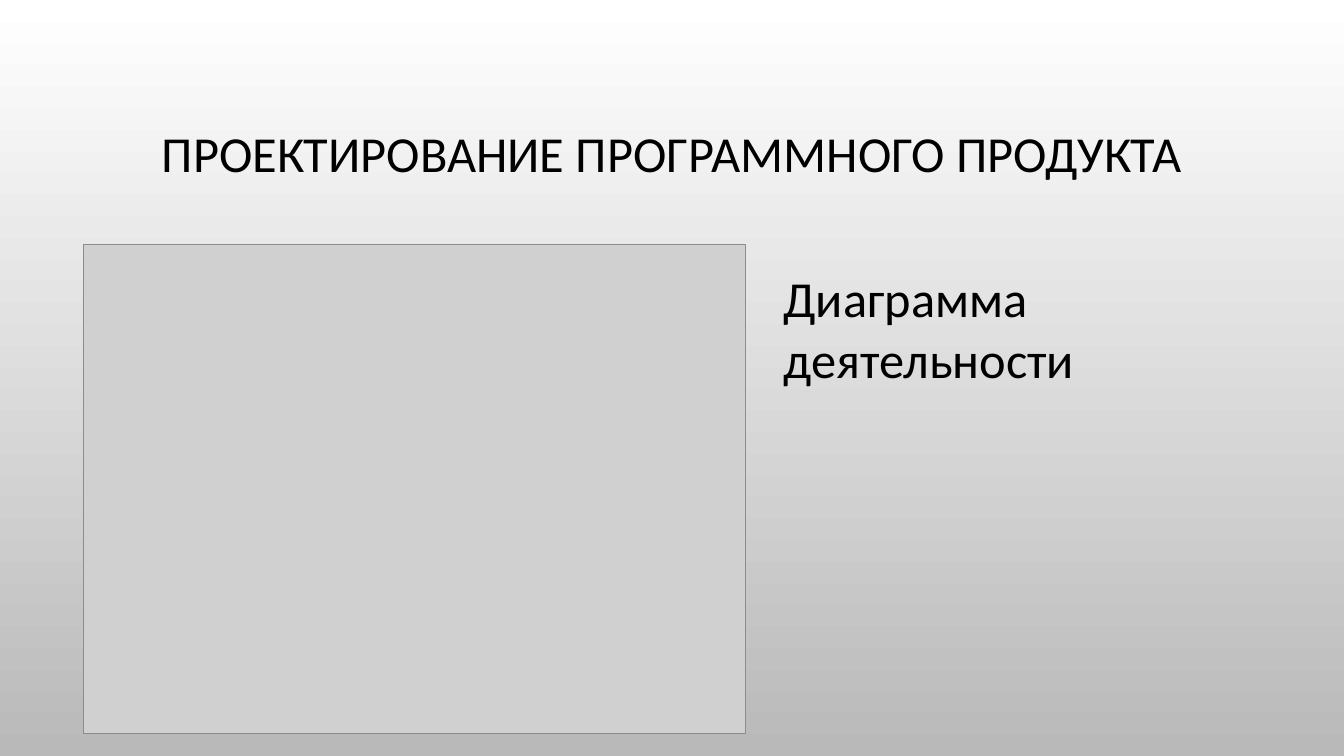
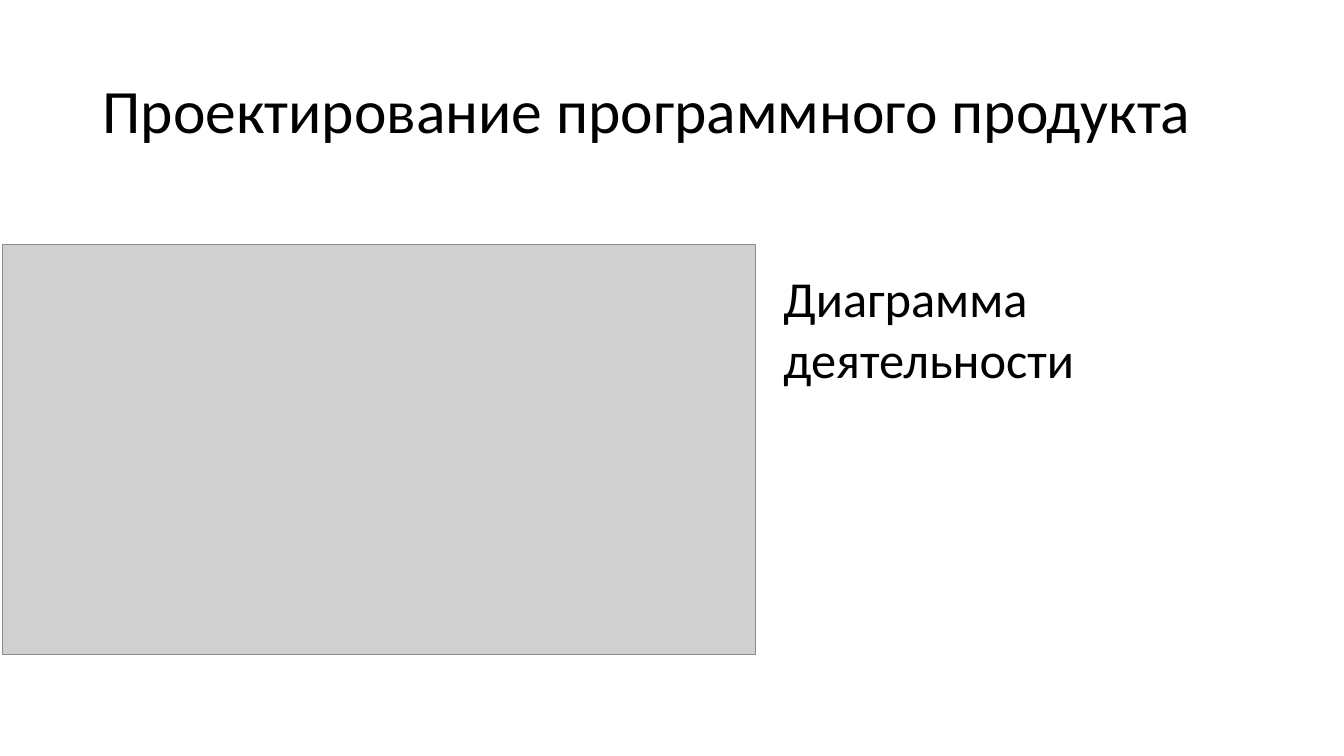
Before and after one commit to ChiCha10-11/Kursovoy, a slide deck: slide 6 of Курсовая работа.pptx. Drawn at 1344x756 pixels with LibreOffice and Linux fonts; fonts in the diff are those of the drawing; grey boxes stand for pictures; background and template pictures are left out. Boxes give left, top, right and bottom in pixels: in the first picture for what was removed or moved away, otherwise in the second. Text is boxed around its words. In the diff, an @@ line names an element or a change of style, - is before the commit and + after.

```diff
--- a/Курсовая работа.pptx
+++ b/Курсовая работа.pptx
@@ background picture (left out) to #FFFFFF @@
@@ title at bbox=[102, 93, 1191, 143]: text changed; size 36 to 44 pt @@
-ПРОЕКТИРОВАНИЕ ПРОГРАММНОГО ПРОДУКТА
+Проектирование программного продукта
@@ picture: place and size @@
-picture at bbox=[83, 244, 745, 734]
+picture at bbox=[2, 244, 755, 654]
```
Also in this commit, not shown: 15 other slides changed, 1 other file.
